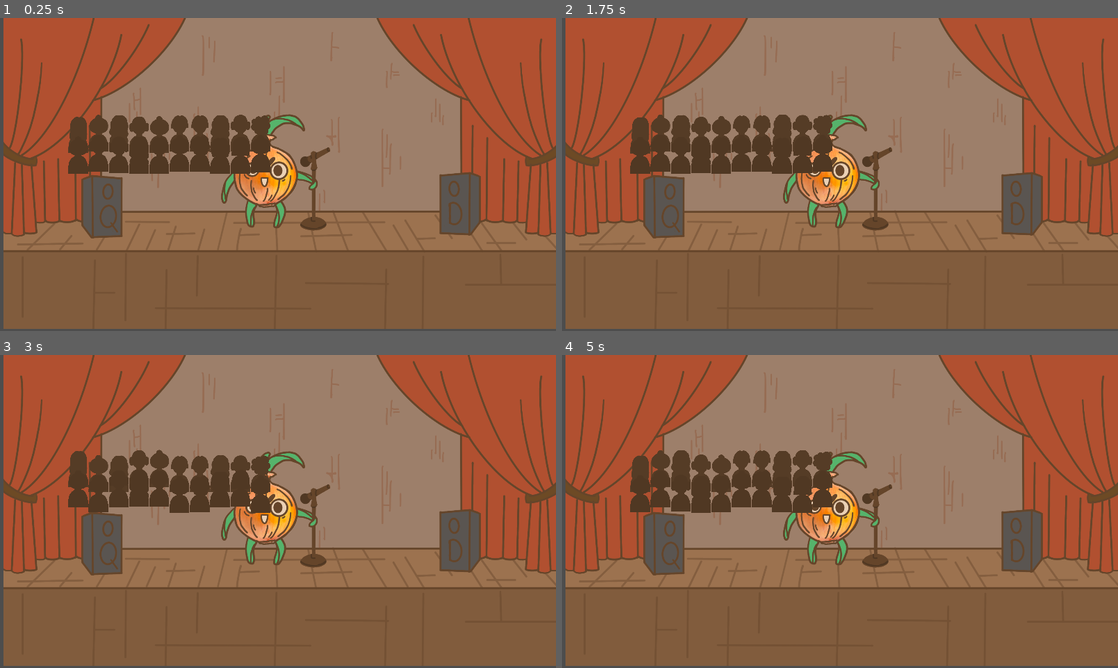
Above: before the commit, frames 1-4 (two rows, left to right).
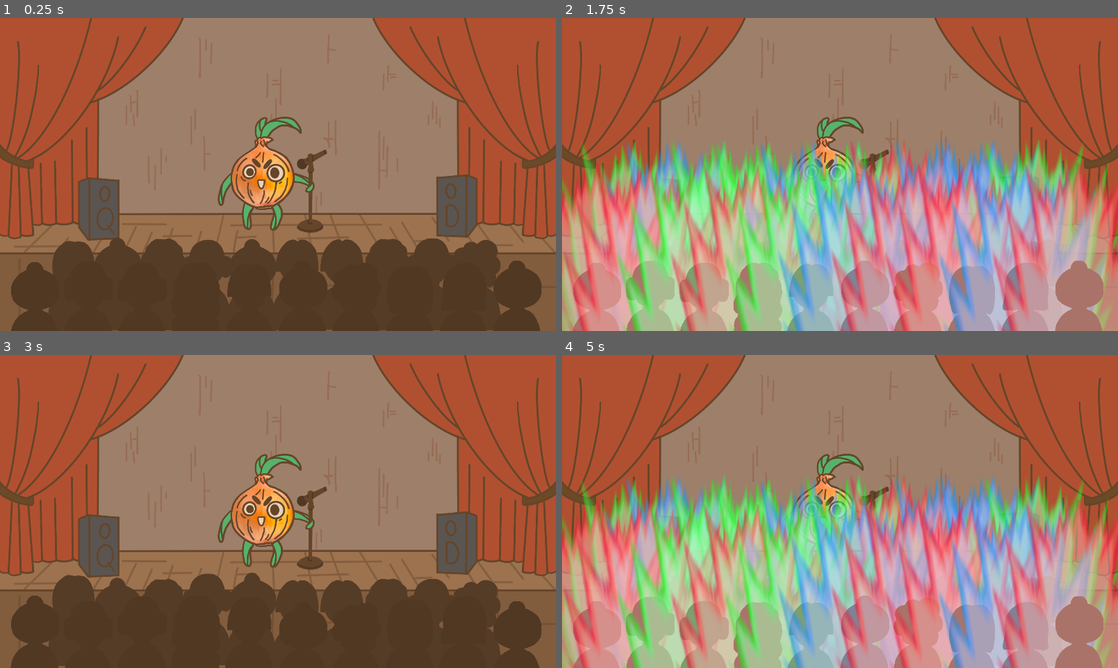
Above: after the commit, the same moments.

Repository: IridescenceFR/GlobalGameJam2024
Game: Godot game, scene res://Spectateur/testSpectator.tscn
Two runs of this game, one before a commit and one after it. Both use one fixed random seed, a clock stepped at 60 frames per second and the inputs below. This scene is started directly instead of the project's main scene.
Inputs:
- Up to frame 1 (0.25 s): no input
- Up to frame 2 (1.75 s): hold A (q_key_show, bound only after the commit) 0.53-1.28 s; tap S (s_key_suppress, bound only after the commit) at 0.8, 1.35 s; tap A (q_key_show, bound only after the commit) at 1.55 s
- Up to frame 3 (3 s): hold A (q_key_show, bound only after the commit) 2.03-2.78 s; tap S (s_key_suppress, bound only after the commit) at 2.3, 2.85 s
- Up to frame 4 (5 s): tap A (q_key_show, bound only after the commit) at 3.05, 4.55 s; hold A (q_key_show, bound only after the commit) 3.53-4.28 s; tap S (s_key_suppress, bound only after the commit) at 3.8, 4.35 s

The runs differ from the first frame. In frame 1, 40% of the frame differs, in the area x 0-100%, y 0-100%; in frame 2, 62%; in frame 3, 40%; in frame 4, 63%.
Error after the commit: Cannot call method 'queue_free' on a null value. (res://Spectateur/Scripts/Spectator.gd:88)

Commit message:
Spectator finished

Diff:
--- a/Spectateur/Scripts/Spectator.gd
+++ b/Spectateur/Scripts/Spectator.gd
@@ -2,11 +2,8 @@
 
 class_name Spectator
 
-# Récupération des node d'auras dans des variables
-@onready var auraRouge : Sprite2D = %auraRouge
-@onready var auraVert : Sprite2D = %auraVerte
-@onready var auraBleu : Sprite2D = %auraBleu
-
+# Déclaration d'une liste qui contiendra les nodes d'aura
+var auraArray : Array
 
 @export var idleSpeed = 50.0
 @export var idleRange = 20
@@ -36,24 +33,22 @@
 var textureSpectator7fonce = "res://Spectateur/Sprites/Spectateur7fonce.png"
 var textureSpectator8fonce = "res://Spectateur/Sprites/Spectateur8fonce.png"
 
-@onready var dark_layer = %darkLayer
 
 # Déclaration d'une array contenant les variables contenant le chemin des ressources
 var textureSpectatorArrayBack : Array
 var textureSpectatorArrayFront : Array
 
-# Déclaration d'une variable aura courante qui contiendra le node d'aura couramment affiché,
-var currentAura : Sprite2D
 
 # Déclaration d'une variable qui contiendra l'indice de la prochaine aura à affiché dans l'array
-var index_newAura : int = 0
+var index_newAura : int = -1
 
-# Déclaration d'une liste qui contiendra les nodes d'aura
-var auraArray : Array
 
 
 # Called when the node enters the scene tree for the first time.
 func _ready():
+	auraArray = ["res://Spectateur/Sprites/redAura.png", "res://Spectateur/Sprites/greenAura.png",
+	"res://Spectateur/Sprites/blueAura.png"]
+
 	#met une texture aléatoire au node SpectatorSprite2D
 	is_go_up = randi_range(0,1)
 	if is_back:
@@ -83,49 +78,18 @@
 
 	position += direction * (idleRange + randi_range(speedRange,-speedRange)) * delta
 
-# Lance la fonction affichant les nodes d'aura avec comme argument un node aléatoire à la fin de timer TimeShowColor
-func _on_timer_show_aura_timeout():
-	auraArray = [auraRouge, auraVert, auraBleu]
-	var randIndex = randi() % auraArray.size()
-	set_new_aura(auraArray[randIndex])
-	$TimerHideAura.start()
 
-# Lance la fonction rendant invisible le nodes d'aura courant à la fin de timer TimeShowColor
-func _on_timer_hide_aura_timeout():
-	supress_current_aura()
-	#$TimerShowAura.start()
+func show_aura():
+	get_child(0).add_child(Sprite2D.new())
+	get_child(0).get_child(0).texture = load(auraArray[index_newAura])
 
 
-# Rend invisible le node d'aura courrament affiché et rend visible le node passé en argument
-func set_new_aura(newAura : Sprite2D):
-	if currentAura != null :
-		if newAura != currentAura :
-			currentAura.set_visible(false)
-			newAura.set_visible(true)
-			currentAura = newAura
-	else :
-		newAura.set_visible(true)
-		currentAura = newAura
-
-# Rend invisible le node d'aura couramment affiché
-func supress_current_aura():
-	if currentAura != null:
-		currentAura.set_visible(false)
-		currentAura = null
-
-# Ecoute le signal add_aura et update le node d'aura affiché selon l'argument reçu
-#func _on_test_spectateur_add_aura(color):
-	#auraArray = [auraRouge, auraVert, auraBleu]
-	#set_new_aura(auraArray[color])
-	##$TimerHideAura.start()
-
+func suppres_aura():
+	get_child(0).get_child(0).queue_free()
 
 # Ecoute le signal suppress_aura et rend invisible le node d'aura courant
 func _on_test_spectateur_suppress_aura():
-	supress_current_aura()
-
+	suppres_aura()
 
 func _on_test_spectateur_show_aura():
-	auraArray = [auraRouge, auraVert, auraBleu]
-	set_new_aura(auraArray[index_newAura])
-	pass # Replace with function body.
+	show_aura()
--- a/Spectateur/Scripts/testSpectator.gd
+++ b/Spectateur/Scripts/testSpectator.gd
@@ -1,7 +1,7 @@
 extends Node2D
 
 #@onready var spectator = %Spectator
-@export var basePosition : Vector2 = Vector2(200, 400)
+@export var basePosition : Vector2 = Vector2(250, 920)
 #signal cherchant à déclancher le changement de la couleur de l'aura d'un spectateur
 signal show_aura()
 
@@ -10,11 +10,13 @@
 
 # Called when the node enters the scene tree for the first time.
 func _ready():
+	create_spectators()
+
+func create_spectators():
 	var newPos : Vector2 = basePosition
 	var spectator_scene : PackedScene = load("res://Spectateur/Spectator.tscn")
 
 	for i in range(10):
-		newPos.x += 70
 		var newSpec = spectator_scene.instantiate()
 		newSpec.position = newPos
 		newSpec.index_newAura = randi_range(0, 2)
@@ -22,12 +24,11 @@
 		add_child(newSpec)
 		show_aura.connect(newSpec._on_test_spectateur_show_aura)
 		suppress_aura.connect(newSpec._on_test_spectateur_suppress_aura)
+		newPos.x += 155
 
-	newPos = basePosition
-	newPos.y = basePosition.y + 70
+	newPos = Vector2(120, 1000)
 
 	for i in range(10):
-		newPos.x += 70
 		var newSpec = spectator_scene.instantiate()
 		newSpec.position = newPos
 		newSpec.index_newAura = randi_range(0, 2)
@@ -35,9 +36,7 @@
 		add_child(newSpec)
 		show_aura.connect(newSpec._on_test_spectateur_show_aura)
 		suppress_aura.connect(newSpec._on_test_spectateur_suppress_aura)
-
-	newPos = basePosition
-	newPos.y = basePosition.y + 100
+		newPos.x += 185
 
 
 # Called every frame. 'delta' is the elapsed time since the previous frame.
@@ -47,15 +46,6 @@
 # Called quand il y a un input
 func _input(event):
 		#selon la touche préssée, l'aura du spectateur change via une émission de signal
-	if event.is_action_pressed("r_key_Rouge"):
-		#spectator.index_newAura = 0
-		show_aura.emit()
-	if event.is_action_pressed("v_key_Vert"):
-		#spectator.index_newAura = 1
-		show_aura.emit()
-	if event.is_action_pressed("b_key_Bleu"):
-		#spectator.index_newAura = 2
-		show_aura.emit()
 	if event.is_action_pressed("q_key_show"):
 		show_aura.emit()
 	if event.is_action_pressed("s_key_suppress"):
--- a/Spectateur/Spectator.tscn
+++ b/Spectateur/Spectator.tscn
@@ -1,49 +1,13 @@
-[gd_scene load_steps=6 format=3 uid="uid://cnggq8r54lmmq"]
+[gd_scene load_steps=3 format=3 uid="uid://cnggq8r54lmmq"]
 
 [ext_resource type="Script" path="res://Spectateur/Scripts/Spectator.gd" id="1_5uy1o"]
 [ext_resource type="Texture2D" uid="uid://bu18gg7lwj41s" path="res://Spectateur/Sprites/Spectateur1.png" id="2_1dyp0"]
-[ext_resource type="Texture2D" uid="uid://dj352tuywj1o8" path="res://Spectateur/Sprites/redAura.png" id="3_n5v58"]
-[ext_resource type="Texture2D" uid="uid://bb63a0awmcyn7" path="res://Spectateur/Sprites/greenAura.png" id="4_umv0j"]
-[ext_resource type="Texture2D" uid="uid://tvrp007x3v5h" path="res://Spectateur/Sprites/blueAura.png" id="5_t45a7"]
 
 [node name="Spectator" type="Node2D"]
 script = ExtResource("1_5uy1o")
-idleSpeed = 20.0
+idleSpeed = 100.0
 idleRange = 10
 speedRange = 10
 
 [node name="SpectatorSprite2D" type="Sprite2D" parent="."]
-scale = Vector2(0.4, 0.4)
 texture = ExtResource("2_1dyp0")
-
-[node name="auraRouge" type="Sprite2D" parent="SpectatorSprite2D"]
-unique_name_in_owner = true
-visible = false
-position = Vector2(4.99998, -22.5)
-scale = Vector2(0.5, 0.45)
-texture = ExtResource("3_n5v58")
-
-[node name="auraVerte" type="Sprite2D" parent="SpectatorSprite2D"]
-unique_name_in_owner = true
-visible = false
-position = Vector2(4.99998, -22.5)
-scale = Vector2(0.5, 0.45)
-texture = ExtResource("4_umv0j")
-
-[node name="auraBleu" type="Sprite2D" parent="SpectatorSprite2D"]
-unique_name_in_owner = true
-visible = false
-position = Vector2(4.99998, -22.5)
-scale = Vector2(0.5, 0.45)
-texture = ExtResource("5_t45a7")
-
-[node name="TimerShowAura" type="Timer" parent="."]
-wait_time = 5.0
-one_shot = true
-
-[node name="TimerHideAura" type="Timer" parent="."]
-wait_time = 5.0
-one_shot = true
-
-[connection signal="timeout" from="TimerShowAura" to="." method="_on_timer_show_aura_timeout"]
-[connection signal="timeout" from="TimerHideAura" to="." method="_on_timer_hide_aura_timeout"]
--- a/Spectateur/testSpectator.tscn
+++ b/Spectateur/testSpectator.tscn
@@ -1,21 +1,13 @@
-[gd_scene load_steps=4 format=3 uid="uid://5ytysd3r4yf4"]
+[gd_scene load_steps=3 format=3 uid="uid://5ytysd3r4yf4"]
 
 [ext_resource type="Script" path="res://Spectateur/Scripts/testSpectator.gd" id="1_i7npb"]
-[ext_resource type="PackedScene" uid="uid://cnggq8r54lmmq" path="res://Spectateur/Spectator.tscn" id="2_gm18b"]
 [ext_resource type="Texture2D" uid="uid://cg4uyo7kv8xju" path="res://Spectateur/Sprites/Scene.png" id="3_pgwfg"]
 
 [node name="TestSpectator" type="Node2D"]
 script = ExtResource("1_i7npb")
 
-[node name="Spectator" parent="." instance=ExtResource("2_gm18b")]
-unique_name_in_owner = true
-visible = false
-position = Vector2(200, 400)
-
 [node name="Sprite2D" type="Sprite2D" parent="."]
 z_index = -1
-position = Vector2(971, 532)
+position = Vector2(960, 540)
 texture = ExtResource("3_pgwfg")
-
-[connection signal="show_aura" from="." to="Spectator" method="_on_test_spectateur_show_aura"]
-[connection signal="suppress_aura" from="." to="Spectator" method="_on_test_spectateur_suppress_aura"]
+metadata/_edit_lock_ = true
--- a/project.godot
+++ b/project.godot
@@ -20,3 +20,21 @@
 window/size/viewport_width=1920
 window/size/viewport_height=1080
 window/stretch/mode="canvas_items"
+
+[input]
+
+s_key_suppress={
+"deadzone": 0.5,
+"events": [Object(InputEventKey,"resource_local_to_scene":false,"resource_name":"","device":-1,"window_id":0,"alt_pressed":false,"shift_pressed":false,"ctrl_pressed":false,"meta_pressed":false,"pressed":false,"keycode":0,"physical_keycode":83,"key_label":0,"unicode":115,"echo":false,"script":null)
+]
+}
+q_key_show={
+"deadzone": 0.5,
+"events": [Object(InputEventKey,"resource_local_to_scene":false,"resource_name":"","device":-1,"window_id":0,"alt_pressed":false,"shift_pressed":false,"ctrl_pressed":false,"meta_pressed":false,"pressed":false,"keycode":0,"physical_keycode":65,"key_label":0,"unicode":113,"echo":false,"script":null)
+]
+}
+p_key_selectSPrite={
+"deadzone": 0.5,
+"events": [Object(InputEventKey,"resource_local_to_scene":false,"resource_name":"","device":-1,"window_id":0,"alt_pressed":false,"shift_pressed":false,"ctrl_pressed":false,"meta_pressed":false,"pressed":false,"keycode":0,"physical_keycode":80,"key_label":0,"unicode":112,"echo":false,"script":null)
+]
+}
